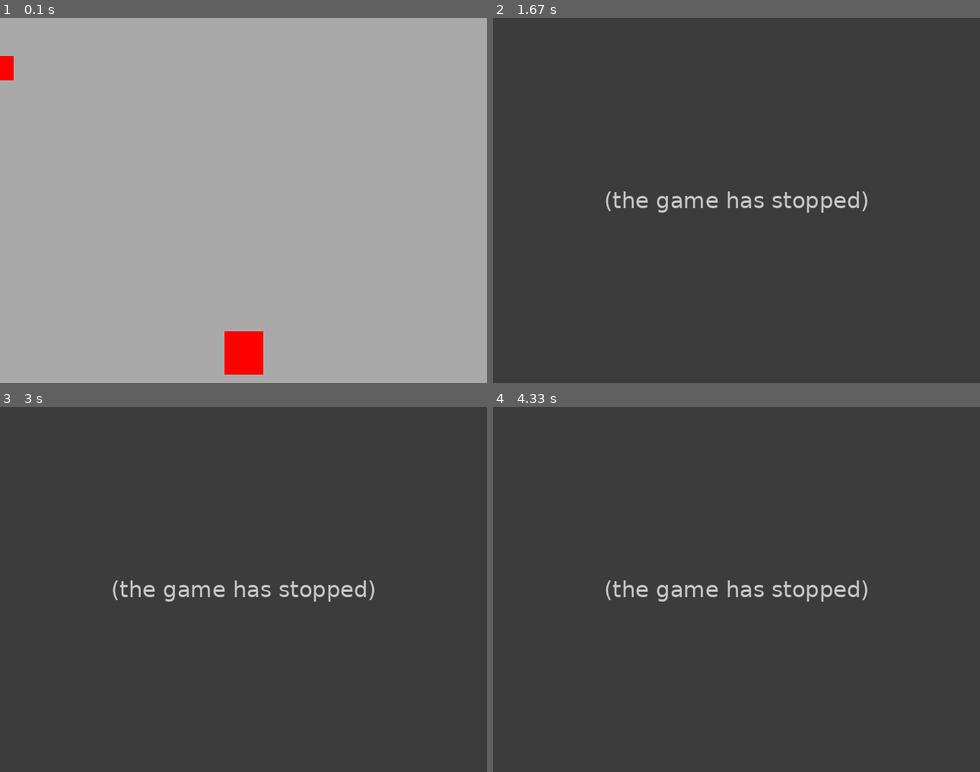
Above: before the commit, frames 1-4 (two rows, left to right).
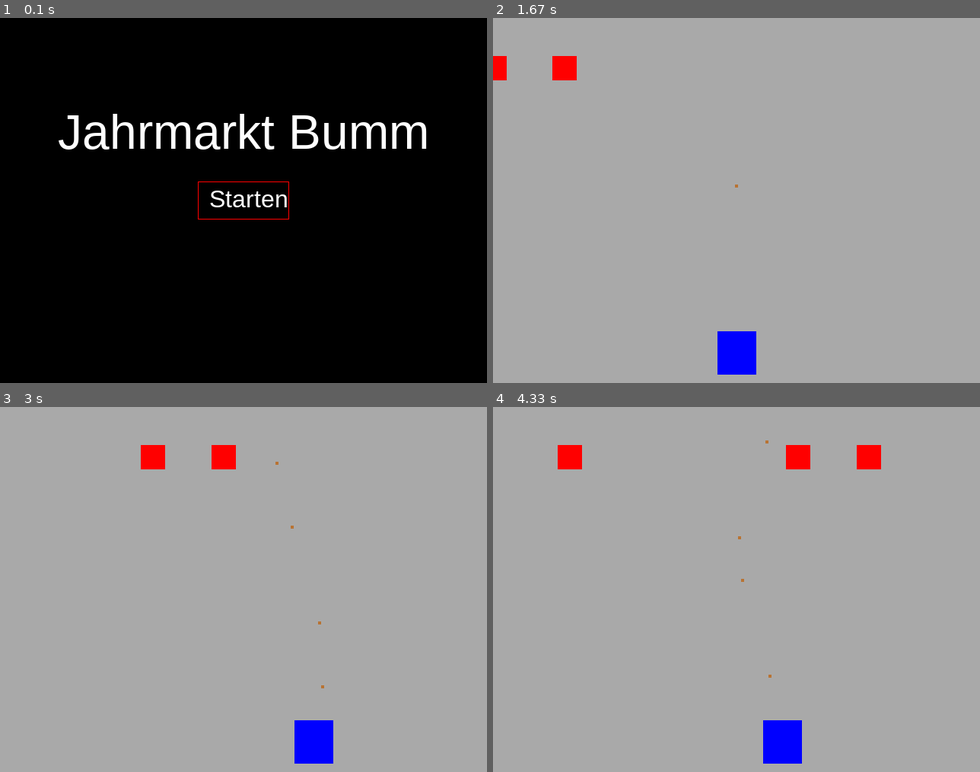
Above: after the commit, the same moments.

Repository: 25-26-1AHIF/pygameproject-JahrmarktBumm_Teodor_Simon
Game: pygame game, started from main.py
Same seed, same stepped clock (60 frames per second), same inputs: the game is played once before the commit and once after it.
Inputs (mouse positions are in pixels of both pictures, inside the frame that each line leads up to):
- Up to frame 1 (0.1 s): no input
- Up to frame 2 (1.67 s): click (736, 200) at 0.38 s, where only the run after the commit has a clickable "Starten"; tap Space at 0.67, 1.07, 1.37 s; hold Esc 1-1.47 s; hold D 1-1.47 s; click "Starten" at 1.55 s
- Up to frame 3 (3 s): hold D 1.83-2.3 s; tap Space at 1.9, 2.2, 2.4, 2.7, 2.9 s; hold D 2.33-2.8 s; hold A from 2.83 s (still down)
- Up to frame 4 (4.33 s): tap Space at 3.2, 3.47, 3.77, 3.9, 4.2 s; release A at 3.37 s; hold A 3.4-3.8 s; hold D from 3.83 s (still down)

The runs differ from the first frame. In frame 1, 100% of the frame differs, in the area x 0-100%, y 0-100%; in frame 2, 100%; in frame 3, 100%; in frame 4, 100%.
Before the commit the program exited at 1.02 s; later frames show no game.

Commit message:
Start-Screen Test

Diff:
--- a/game/player.py
+++ b/game/player.py
@@ -19,21 +19,14 @@
         mx = self.x_pos + self.width / 2 - gv.BULLET_SIZE / 2
         my = self.y_pos - gv.BULLET_SIZE
 
-        # KI Google Gemini Anfang
-        # Logik angepasst: dx ist fix auf 0 gesetzt, damit die Kugel ohne Zufall perfekt gerade nach oben fliegt.
-        self.bullets.add_bullet(Bullet(self.screen, mx, my, 0, -10))
-        # KI Ende, Prompt: Die bullet funktioniert nicht bitte sag mir was falsch ist
+        # Geschwindigkeit auf -7 erhöht, damit die Kugeln schneller fliegen
+        self.bullets.add_bullet(Bullet(self.screen, mx, my, 0, -7))
 
     def update_and_draw(self, frame_counter: int):
-        # aus PyGame SpaceShooter aus dem Unterricht
         keys = pygame.key.get_pressed()
         if keys[pygame.K_a] and self.x_pos > 0:
             self.x_pos -= 2
         if keys[pygame.K_d] and self.x_pos < gv.SCREEN_WIDTH - self.width:
             self.x_pos += 2
-        # bis hier her
 
-        # # # KI Google Gemini
-        # Fehlende Zeichen-Logik hinzugefügt (zeichnet vorerst ein rotes Rechteck)
-        pygame.draw.rect(self.screen, "red", self.get_rect())
-        # # # KI Ende, Prompt: ich kann den Player nicht zeichnen sag mir was falsch ist
+        pygame.draw.rect(self.screen, "blue", self.get_rect())
--- a/game/target.py
+++ b/game/target.py
@@ -10,7 +10,7 @@
         self.x_pos = -self.width
         self.y_pos = 50
         self.direction = 1
-        self.speed = 3
+        self.speed = 2.5
 
     def get_rect(self):
         return pygame.Rect(self.x_pos, self.y_pos, self.width, self.height)
@@ -29,12 +29,14 @@
         self.targets.append(Target(self.screen))
 
     def update_and_draw(self, frame_counter: int):
-        # Gleichmäßiger Spawn-Takt:
-        # Bei 60 FPS bedeutet "frame_counter % 120 == 0" alle 2 Sekunden (120 Frames)
+        # Gleichmäßiger Spawn-Takt: Alle 2 Sekunden (120 Frames bei 60 FPS)
         if frame_counter % 120 == 0:
             self.add_target()
 
         for target in self.targets[:]:
             target.update_and_draw()
+
+            # Ziel löschen, wenn es den rechten Bildschirmrand verlässt
             if target.x_pos > gv.SCREEN_WIDTH:
-                self.targets.remove(target)
+                if target in self.targets:
+                    self.targets.remove(target)
--- a/main.py
+++ b/main.py
@@ -4,63 +4,93 @@
 from game.bullet import Bullet, Bullets
 from game.target import Target, Targets
 
-#mainscreen
+
+def draw_menu(screen, title_text):
+    screen.fill("black")
+
+    # Titel
+    font_title = pygame.font.SysFont("arial", 64)
+    title_surface = font_title.render(title_text, True, "white")
+    title_rect = title_surface.get_rect(center=(gv.SCREEN_WIDTH // 2, 150))
+    screen.blit(title_surface, title_rect)
+
+    # Start-Button
+    font_button = pygame.font.SysFont("arial", 32)
+    button_text = font_button.render("Starten", True, "white")
+    button_rect = pygame.Rect(0, 0, 120, 50)
+    button_rect.center = (gv.SCREEN_WIDTH // 2, gv.SCREEN_HEIGHT // 2)
+
+    pygame.draw.rect(screen, "red", button_rect, 1)
+    screen.blit(button_text, (button_rect.x + 15, button_rect.y + 5))
+
+    return button_rect
+
+
 def main_screen():
     pygame.init()
     screen = pygame.display.set_mode((gv.SCREEN_WIDTH, gv.SCREEN_HEIGHT))
     pygame.display.set_caption("JahrmarktBumm")
 
+    # Spiel-Zustände
+    game_state = "MENU"
+    menu_title = "Jahrmarkt Bumm"
     frame_counter = 0
 
-    # KI Google Gemini Anfang
-    # Fehler behoben: Bullets-Manager instanziiert und dem Player-Objekt übergeben
     bullets_manager = Bullets(screen)
     player_object = Player(screen, bullets_manager)
-    # KI Ende, Prompt: Die bullet funktioniert nicht bitte sag mir was falsch ist
     targets_manager = Targets(screen)
 
     running = True
     clock = pygame.time.Clock()
 
+    # Lokaler Platzhalter für den Button-Bereich im aktuellen Frame <- KI
+    current_button_rect = pygame.Rect(0, 0, 0, 0)
+
     while running:
+
+        # EVENT HANDLING <- teils von KI (Punkte Makiert) und Space Shooter
         for event in pygame.event.get():
             if event.type == pygame.QUIT:
                 running = False
-            if event.type == pygame.KEYDOWN:
-                if event.key == pygame.K_ESCAPE:
-                    running = False
-                if event.key == pygame.K_SPACE:
-                    player_object.shoot()
 
-        # Update der Spiellogik
-        # KI Google Gemini Anfang
-        # Logik hinzugefügt: Kollision Bullet mit Target
-        for bullet in bullets_manager.bullets[:]:
-            for target in targets_manager.targets[:]:
-                if bullet.get_rect().colliderect(target.get_rect()):
-                    if bullet in bullets_manager.bullets:
-                        bullets_manager.bullets.remove(bullet)
-                    if target in targets_manager.targets:
-                        targets_manager.targets.remove(target)
-        # KI Ende
+            # Events im MENÜ <- KI und Space Shooter
+            if game_state == "MENU":
+                if event.type == pygame.MOUSEBUTTONDOWN:
+                    if current_button_rect.collidepoint(event.pos):
+                        game_state = "GAME"
+                        frame_counter = 0
 
-        # Neu zeichnen der Grafiken
-        screen.fill("darkgrey")
-        player_object.update_and_draw(frame_counter)
+            # Events im SPIEL <- KI und Space Shooter
+            elif game_state == "GAME":
+                if event.type == pygame.KEYDOWN:
+                    if event.key == pygame.K_ESCAPE:
+                        game_state = "MENU"
+                        menu_title = "Jahrmarkt Bumm"
+                    if event.key == pygame.K_SPACE:
+                        player_object.shoot()
 
-        # KI Google Gemini Anfang
-        # Logik hinzugefügt: Kugeln bewegen und auf dem Screen zeichnen
-        bullets_manager.update_and_draw()
-        # KI Ende, Prompt: Die bullet funktioniert nicht bitte sag mir was falsch ist
+        if game_state == "MENU":
+            current_button_rect = draw_menu(screen, menu_title)
 
-        targets_manager.update_and_draw(frame_counter)
+        elif game_state == "GAME":
+            # Kollisionsabfrage
+            for bullet in bullets_manager.bullets[:]:
+                for target in targets_manager.targets[:]:
+                    if bullet.get_rect().colliderect(target.get_rect()):
+                        if bullet in bullets_manager.bullets:
+                            bullets_manager.bullets.remove(bullet)
+                        if target in targets_manager.targets:
+                            targets_manager.targets.remove(target)
 
-        # KI Google Gemini Anfang
-        # Fehler behoben
-        frame_counter += 1
-        # KI Ende, Prompt
+            # Neu zeichnen der Spiel-Grafiken
+            screen.fill("darkgray")
+            player_object.update_and_draw(frame_counter)
+            bullets_manager.update_and_draw()
+            targets_manager.update_and_draw(frame_counter)
 
-        # Das Display updaten
+            frame_counter += 1
+
+        # Das Display aktualisieren
         pygame.display.flip()
         clock.tick(gv.FPS)
 
